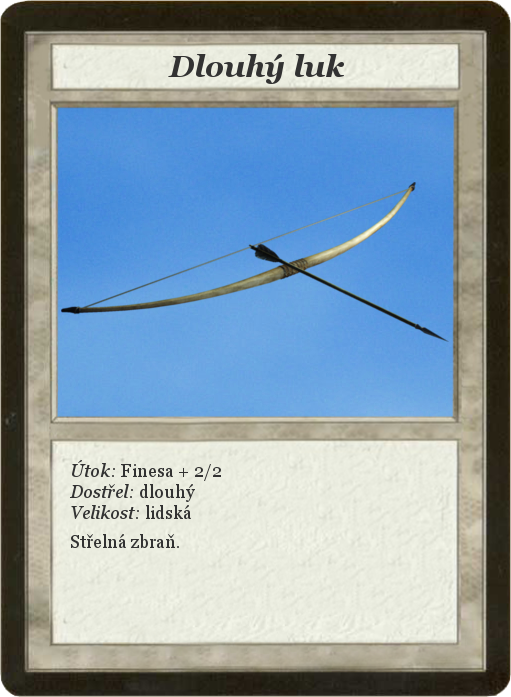
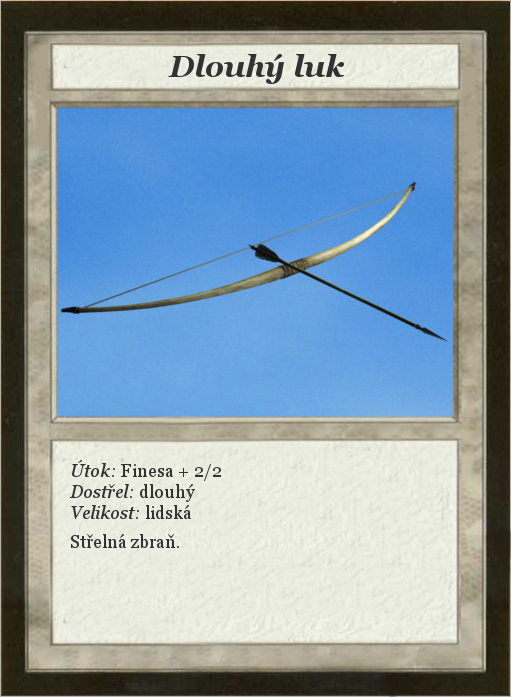
Layers edited between the first and the second w=511, h=697 image:
painted on "Card" over bbox(0, 0, 511, 697)
